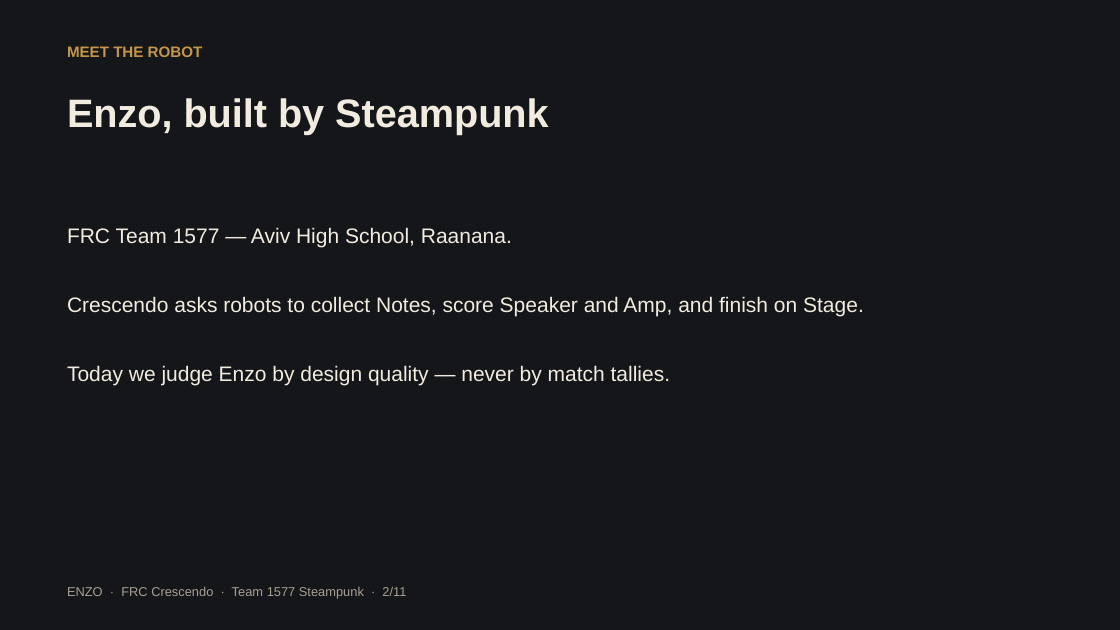
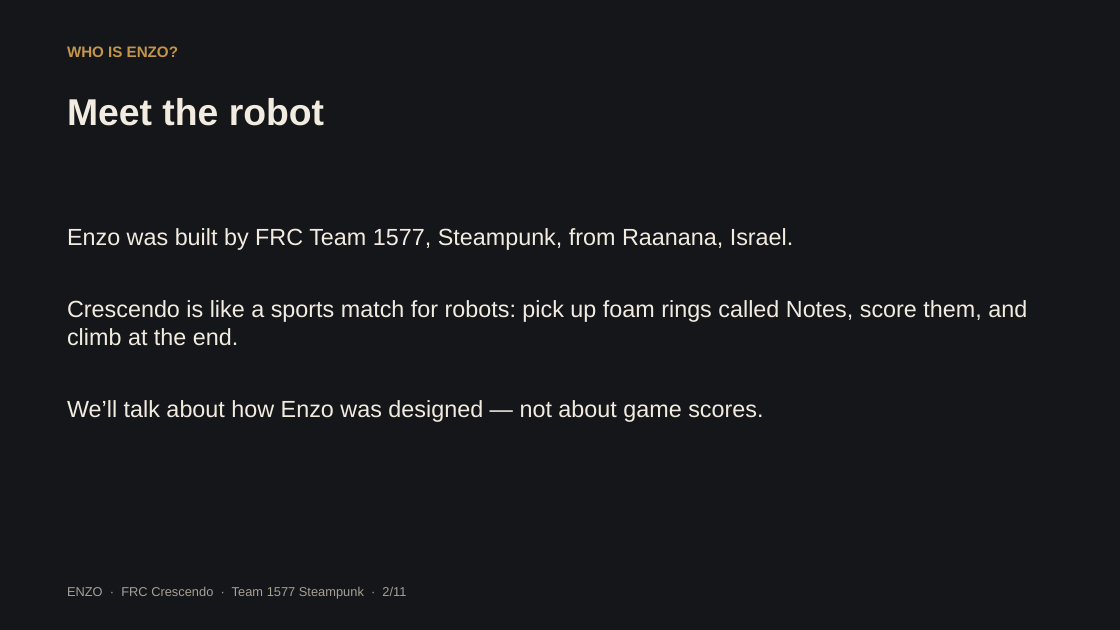
Before and after one commit to SivaBKPalla/ChittrChattr, a slide deck: slide 2 of enzo-presentation/Enzo_Crescendo_GoogleSlides.pptx. Drawn at 1120x630 pixels with LibreOffice and Linux fonts; fonts in the diff are those of the drawing. Boxes give left, top, right and bottom in pixels: in the first picture for what was removed or moved away, otherwise in the second. Text is boxed around its words. In the diff, an @@ line names an element or a change of style, - is before the commit and + after.

```diff
--- a/enzo-presentation/Enzo_Crescendo_GoogleSlides.pptx
+++ b/enzo-presentation/Enzo_Crescendo_GoogleSlides.pptx
@@ text added at (x1=67, y1=46, x2=178, y2=57), 13 pt, text #C4964A, bold @@
+WHO IS ENZO?
@@ text at (x1=67, y1=98, x2=324, y2=126): text changed; size 13 to 32 pt; text colour #C4964A to #F2EBDF @@
-MEET THE ROBOT
+Meet the robot
@@ text removed at (x1=67, y1=98, x2=548, y2=135) @@
-Enzo, built by Steampunk
@@ text at (x1=67, y1=228, x2=1027, y2=422): text changed; size 18 to 20 pt @@
-FRC Team 1577 — Aviv High School, Raanana.
-Crescendo asks robots to collect Notes, score Speaker and Amp, and finish on Stage.
-Today we judge Enzo by design quality — never by match tallies.
+Enzo was built by FRC Team 1577, Steampunk, from Raanana, Israel.
+Crescendo is like a sports match for robots: pick up foam rings called Notes, score them, and climb at the end.
+We’ll talk about how Enzo was designed — not about game scores.
```
Also in this commit, not shown: 10 other slides changed, 5 other files.
